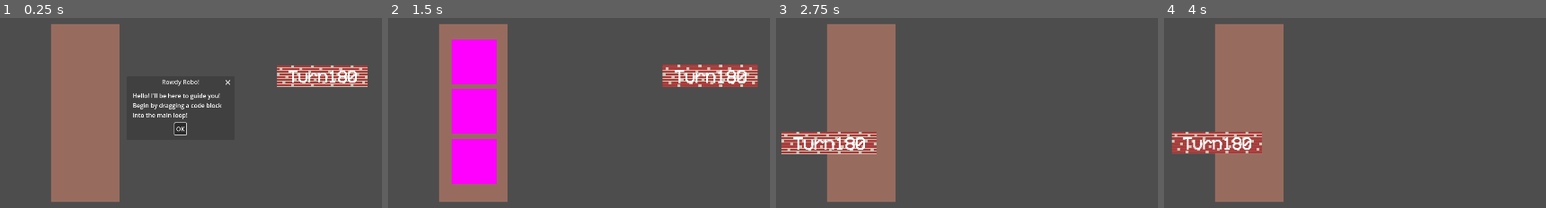
Above: before the commit, frames 1-4 (left to right).
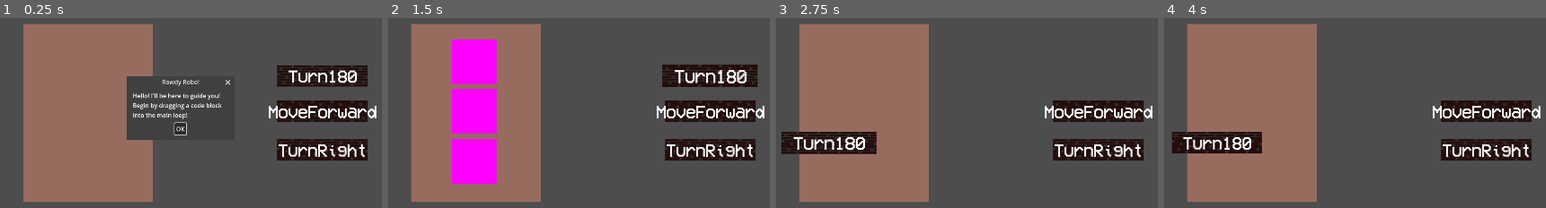
Above: after the commit, the same moments.

Repository: Alex-Velez/AI-Tools-For-K-12
Game: Godot game, scene res://Scenes/phase_0.tscn
The game is run twice, just before and just after one commit, with the same random seed, the same clock (stepped at 60 frames per second) and the same inputs. This scene is started directly instead of the project's main scene.
Inputs (mouse positions are in pixels of both pictures, inside the frame that each line leads up to):
- Up to frame 1 (0.25 s): no input
- Up to frame 2 (1.5 s): click "OK" at 0.5 s; tap Enter at 1.25 s; move the mouse to (708, 76) at 1.27 s; press the mouse at (708, 76) at 1.28 s; hold Right (ui_right) from 1.28 s (still down)
- Up to frame 3 (2.75 s): tap Space at 2 s; move the mouse to (814, 133) at 2.02 s; release Right (ui_right) at 2.03 s; release the mouse at (814, 133) at 2.03 s; hold Down (ui_down) from 2.03 s (still down); click (814, 133) at 2.1 s
- Up to frame 4 (4 s): tap Enter at 2.75 s; move the mouse to (1416, 23) at 2.77 s; release Down (ui_down) at 2.78 s; press the mouse at (1416, 23) at 2.78 s; hold Right (ui_right) 2.78-3.53 s; tap Space at 3.5 s; move the mouse to (1309, 192) at 3.52 s; release the mouse at (1309, 192) at 3.53 s; hold Up (ui_up) from 3.53 s (still down); click (1309, 192) at 3.6 s

The runs differ from the first frame. In frame 1, 20% of the frame differs, in the area x 6-99%, y 3-97%; in frame 2, 23%; in frame 3, 22%; in frame 4, 22%.

Commit message:
Code Block Update

Diff:
--- a/Scenes/code_block.tscn
+++ b/Scenes/code_block.tscn
@@ -15,6 +15,7 @@
 script = ExtResource("1_tqm1s")
 
 [node name="Sprite2D" type="Sprite2D" parent="."]
+modulate = Color(0.21770102, 0.21770105, 0.21770105, 1)
 position = Vector2(0, -1.1622906e-05)
 scale = Vector2(0.27531284, 0.0659841)
 texture = ExtResource("2_hstm6")
--- a/Scenes/phase_0.tscn
+++ b/Scenes/phase_0.tscn
@@ -28,9 +28,9 @@
 anchor_top = 0.5
 anchor_right = 0.5
 anchor_bottom = 0.5
-offset_left = -346.0
+offset_left = -420.0
 offset_top = -238.0
-offset_right = -163.0
+offset_right = -74.0
 offset_bottom = 238.0
 grow_horizontal = 2
 grow_vertical = 2
@@ -49,3 +49,11 @@
 [node name="CodeBlock" parent="." instance=ExtResource("3_6cuvu")]
 position = Vector2(1338, 441)
 block_type = 8
+
+[node name="CodeBlock2" parent="." instance=ExtResource("3_6cuvu")]
+position = Vector2(1338, 536)
+block_type = 3
+
+[node name="CodeBlock3" parent="." instance=ExtResource("3_6cuvu")]
+position = Vector2(1338, 639)
+block_type = 6
